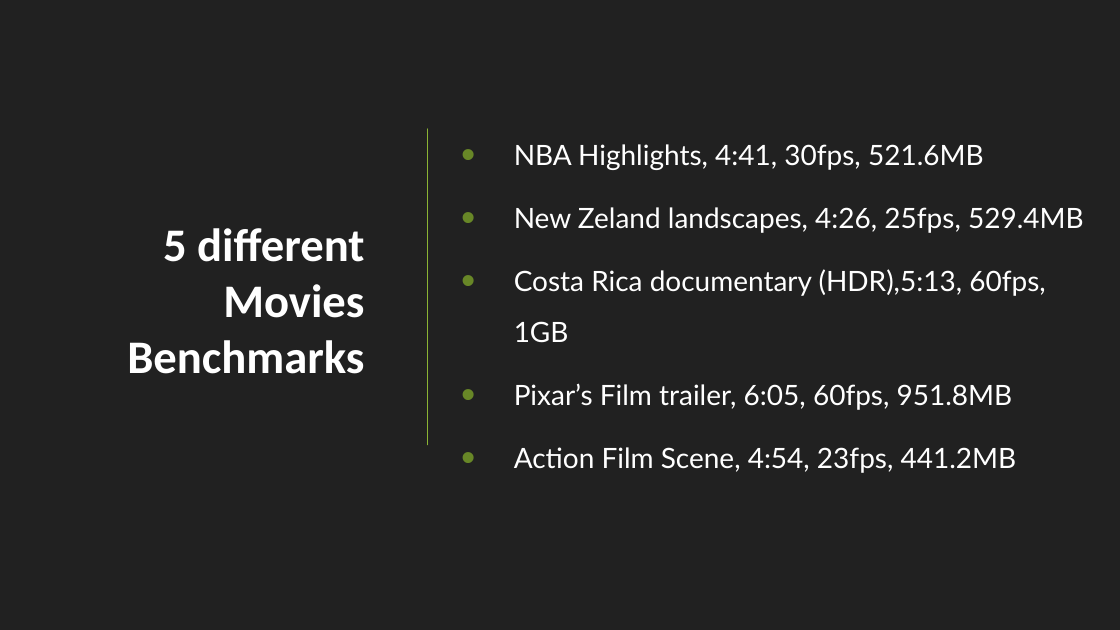
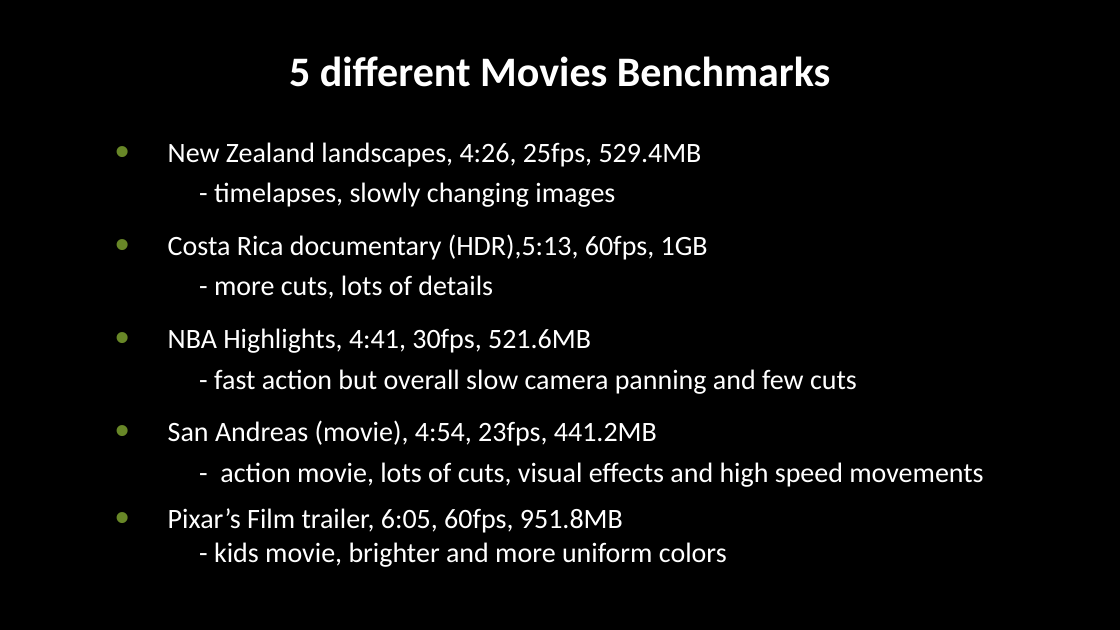
Before and after one commit to Rijndael99/encoding_bench, a slide deck: slide 14 of presentation.pptx (slide 9 before the commit). Drawn at 1120x630 pixels with LibreOffice and Linux fonts; fonts in the diff are those of the drawing; background and template pictures are left out. Boxes give left, top, right and bottom in pixels: in the first picture for what was removed or moved away, otherwise in the second. Text is boxed around its words. In the diff, an @@ line names an element or a change of style, - is before the commit and + after.

Commit message:
Add bench results to presentation

```diff
--- a/presentation.pptx
+++ b/presentation.pptx
@@ rectangle at (0,0,1120,630): fill #212121 to #000000 @@
@@ title "5 different Movies Benchmarks": place and size @@
-title "5 different Movies Benchmarks" at (127,228,364,374)
+title "5 different Movies Benchmarks" at (289,56,831,87)
@@ title "5 different Movies Benchmarks" at (289,56,831,87): size 40 to 36 pt; alignment right to centre; vertical alignment middle to bottom @@
@@ text "New Zealand landscapes, 4:26, 25fps, ..." at (168,142,983,567): vertical alignment middle to top @@
@@ text at (168,142,983,567): text changed; font Lato to Calibri @@
-  • NBA Highlights, 4:41, 30fps, 521.6MB
-  • New Zeland landscapes, 4:26, 25fps, 529.4MB
-  • Costa Rica documentary (HDR),5:13, 60fps, 1GB
-  • Pixar’s Film trailer, 6:05, 60fps, 951.8MB
-  • Action Film Scene, 4:54, 23fps, 441.2MB
+  • New Zealand landscapes, 4:26, 25fps, 529.4MB
+    - timelapses, slowly changing images
+  • Costa Rica documentary (HDR),5:13, 60fps, 1GB
+    - more cuts, lots of details
+  • NBA Highlights, 4:41, 30fps, 521.6MB
+    - fast action but overall slow camera panning and few cuts
+  • San Andreas (movie), 4:54, 23fps, 441.2MB
+    - action movie, lots of cuts, visual effects and high speed movements
+  • Pixar’s Film trailer, 6:05, 60fps, 951.8MB
+    - kids movie, brighter and more uniform colors
@@ line removed from (428, 129) to (428, 444) @@
```
Also in this commit, not shown: 4 other slides changed, 8 slides added.
